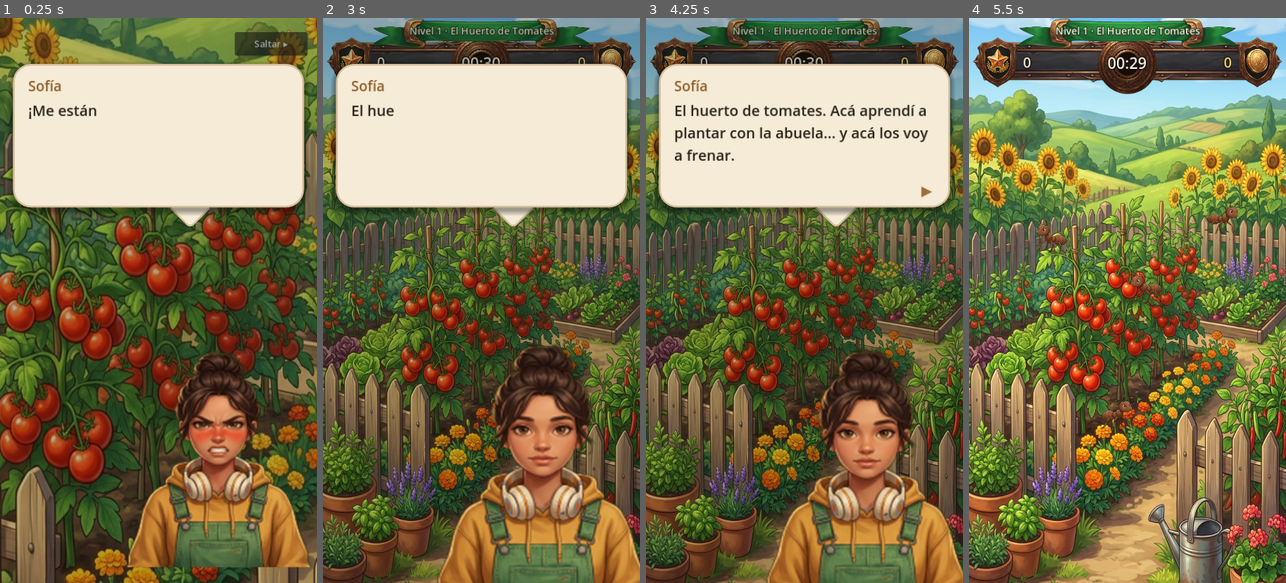
Above: before the commit, frames 1-4 (left to right).
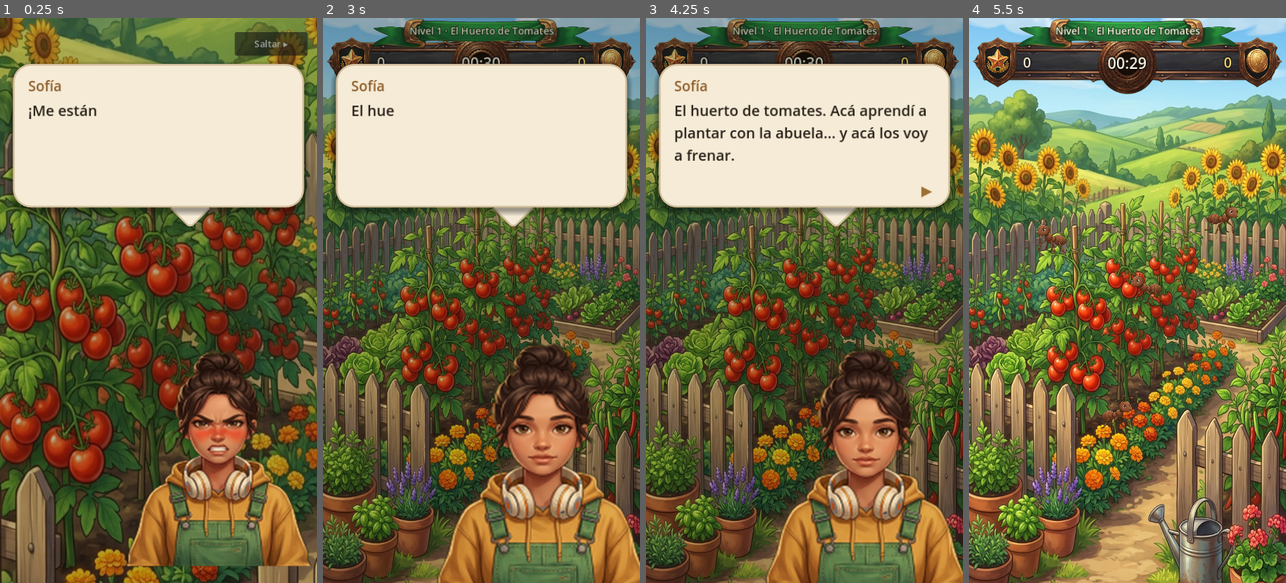
Above: after the commit, the same moments.

Repository: Nitanzw/Mikumemoria
Game: Godot game, scene res://scenes/story/story_intro.tscn
Same seed, same stepped clock (60 frames per second), same inputs: the game is played once before the commit and once after it.
Inputs (mouse positions are in pixels of both pictures, inside the frame that each line leads up to):
- Up to frame 1 (0.25 s): no input
- Up to frame 2 (3 s): click "Saltar ▸" at 0.5 s; click "Jugar" at 1.25 s; click "1" at 2 s; click "1" at 2.75 s
- Up to frame 3 (4.25 s): move the mouse to (874, 272) at 3.52 s; click (874, 272) at 3.67 s
- Up to frame 4 (5.5 s): move the mouse to (1064, 328) at 4.27 s; click (1064, 328) at 4.42 s; move the mouse to (1159, 176) at 5.02 s; click (1159, 176) at 5.17 s

The runs differ from the first frame. In frame 1, 2.1% of the frame differs, in the area x 39-98%, y 58-98%; in frame 2, 1.9%; in frame 3, 3.4%, in the area x 37-100%, y 58-100%; in frame 4, less than 0.1%.

Commit message:
Subir la resolución de insectos, jefes y Sofía
El pipeline achicaba lo generado a 128x128 (insectos) o 200x320 (Sofía).
Alcanzaba cuando se dibujaban chicos; después los agrandé (jefes a escala
1.7, Sofía a 1.7 en el diálogo) y en un celular de 1440px el lienzo de 540
se escala otras 2,67 veces: casi 4,5 aumentos sobre el original.

Insectos y jefes quedan arreglados del todo y con el mismo dibujo: las
hojas crudas de 1024x1024 estaban cacheadas en _sheets_raw, así que se
volvieron a partir a 256px por cuadro con las mismas funciones de corte,
croma y normalización. Sin llamadas a la API.

Los jefes además dejan de ser una imagen quieta. Cargaban el PNG fijo del
insecto; ahora usan el ciclo de caminata de ese mismo bicho, que existe en
256. Ésa era la razón de fondo de que se vieran peor que los insectos
comunes: los insectos ya usaban los cuadros de caminata y los jefes no.

Sofía queda mitigada, no resuelta. No sobreviven los originales de Drive
ni hay una versión más grande en el historial. Se subió a 400x640 con
Lanczos, que no agrega detalle porque eso no existe, pero deja la primera
duplicación en manos de Lanczos en vez de la bilineal de la GPU y se ve
menos blanda.

Duplicar la textura obliga a bajar la escala a la mitad, y en el jefe eran
seis números sueltos entre la escena y los tweens. Ahora hay un BASE_SCALE
y el resto son múltiplos suyos. Verificado midiendo: 256px x 0.85 = 217px
en pantalla, exactamente lo que daba 128px x 1.70.

Dos trampas del entorno que costaron tiempo y quedan anotadas en el
README: pkill -x no matchea nombres de más de 15 caracteres, así que los
Godot zombis se acumularon; y Godot cachea las texturas importadas, así
que cambiar el PNG no alcanza sin re-importar.

Co-Authored-By: Claude Opus 5 <noreply@anthropic.com>
Claude-Session: https://claude.ai/code/session_017CZQGSdpv5Kh1U4gJuW4s1

Diff:
--- a/scenes/boss.tscn
+++ b/scenes/boss.tscn
@@ -11,8 +11,8 @@
 motion_mode = 1
 script = ExtResource("1")
 
-[node name="Sprite2D" type="Sprite2D" parent="."]
-scale = Vector2(1.7, 1.7)
+[node name="Sprite2D" type="AnimatedSprite2D" parent="."]
+scale = Vector2(0.85, 0.85)
 
 [node name="CollisionShape2D" type="CollisionShape2D" parent="."]
 shape = SubResource("CircleShape2D_1")
--- a/scenes/insect.tscn
+++ b/scenes/insect.tscn
@@ -12,7 +12,7 @@
 script = ExtResource("1")
 
 [node name="Sprite2D" type="AnimatedSprite2D" parent="."]
-scale = Vector2(0.65, 0.65)
+scale = Vector2(0.325, 0.325)
 
 [node name="CollisionShape2D" type="CollisionShape2D" parent="."]
 shape = SubResource("CircleShape2D_1")
--- a/scenes/main_game.tscn
+++ b/scenes/main_game.tscn
@@ -20,7 +20,7 @@
 [node name="SofiaSprite" type="Sprite2D" parent="Player"]
 visible = false
 position = Vector2(270, 900)
-scale = Vector2(0.5, 0.5)
+scale = Vector2(0.25, 0.25)
 texture = ExtResource("3")
 
 [node name="SpawnTimer" type="Timer" parent="."]
--- a/scenes/mystery_bug.tscn
+++ b/scenes/mystery_bug.tscn
@@ -22,7 +22,7 @@
 scale = Vector2(0.7, 0.7)
 
 [node name="Sprite2D" type="AnimatedSprite2D" parent="."]
-scale = Vector2(0.7, 0.7)
+scale = Vector2(0.35, 0.35)
 modulate = Color(1, 1, 1, 0)
 
 [node name="CollisionShape2D" type="CollisionShape2D" parent="."]
--- a/scenes/ui/dialogue_box.tscn
+++ b/scenes/ui/dialogue_box.tscn
@@ -41,7 +41,7 @@
 
 [node name="SofiaPortrait" parent="." instance=ExtResource("2")]
 position = Vector2(372, 858)
-scale = Vector2(1.7, 1.7)
+scale = Vector2(0.85, 0.85)
 
 [node name="Tail" type="Panel" parent="."]
 anchors_preset = 0
--- a/scripts/core/boss.gd
+++ b/scripts/core/boss.gd
@@ -42,6 +42,17 @@
 ## que entra se multiplica por lo mismo, así los golpes-para-matar quedan
 ## exactamente igual que antes del cambio de escala.
 const HP_SCALE := 100
+
+## Escala del sprite del jefe. Las hojas de caminata pasaron de 128 a
+## 256px por cuadro (mismo dibujo, más resolución: se re-partió la hoja
+## cruda de 1024 que quedó cacheada), así que la escala baja a la mitad
+## para que el jefe se vea del mismo tamaño que antes. Las demás escalas
+## se expresan como múltiplos de ésta y no como números sueltos, que es
+## lo que hizo falta tocar en seis lugares esta vez.
+const BASE_SCALE := Vector2(0.85, 0.85)
+const BURROW_SCALE := BASE_SCALE * 0.18
+const DASH_SCALE := BASE_SCALE * 1.18
+const ENRAGE_SCALE := BASE_SCALE * 1.41
 const DASH_SPEED := 900.0
 const HEAL_IDLE_TIME := 5.0   # sin recibir golpes durante esto -> se cura
 const HEAL_AMOUNT := 2
@@ -55,7 +66,7 @@
 ]
 const STEAL_AMOUNT := 25
 
-@onready var sprite: Sprite2D = $Sprite2D
+@onready var sprite: AnimatedSprite2D = $Sprite2D
 @onready var collision: CollisionShape2D = $CollisionShape2D
 
 var config: Dictionary = {}
@@ -110,12 +121,12 @@
 	speed = base_speed
 
 	var path: String = config.get("sprite", "")
-	if sprite and path != "" and ResourceLoader.exists(path):
-		sprite.texture = load(path)
+	if sprite and path != "":
+		_apply_boss_frames(path)
 
 	# El jefe se ve claramente más grande que un insecto normal.
 	if sprite:
-		sprite.scale = Vector2(1.7, 1.7)
+		sprite.scale = BASE_SCALE
 
 	_movement = str(config.get("movement", "patrol"))
 	_pattern = config.get("pattern", []).duplicate()
@@ -195,6 +206,37 @@
 
 ## Altura mínima a la que puede llegar el jefe: justo debajo de la barra
 ## del HUD, más su medio alto para que no se le corte la cabeza.
+
+## Los jefes reusan el dibujo de un insecto. Antes cargaban su PNG fijo de
+## 128px y a escala grande se veía pixelado; ahora usan el ciclo de
+## caminata de ese mismo bicho, que existe en 256px. De paso el jefe deja
+## de ser una imagen quieta deslizándose por la pantalla.
+func _apply_boss_frames(sprite_path: String) -> void:
+	var type_name := sprite_path.get_file().get_basename()
+	var textures: Array[Texture2D] = []
+	for i in range(Insect.WALK_FRAME_COUNT):
+		var frame_path := "res://assets/sprites/insects/%s_walk_%d.png" % [type_name, i]
+		if ResourceLoader.exists(frame_path):
+			textures.append(load(frame_path))
+
+	# Sin ciclo, se cae al PNG fijo metido en un SpriteFrames de un cuadro,
+	# para que el nodo siga siendo el mismo tipo pase lo que pase.
+	if textures.is_empty() and ResourceLoader.exists(sprite_path):
+		textures.append(load(sprite_path))
+	if textures.is_empty():
+		return
+
+	var frames := SpriteFrames.new()
+	frames.add_animation("walk")
+	frames.set_animation_loop("walk", true)
+	# Más lento que un insecto común: un jefe grande moviéndose rápido se
+	# lee como nervioso, no como pesado.
+	frames.set_animation_speed("walk", 6.0)
+	for texture in textures:
+		frames.add_frame("walk", texture)
+	sprite.sprite_frames = frames
+	sprite.play("walk")
+
 func _ceiling() -> float:
 	return Insect.PLAY_TOP_INSET + BOSS_HALF_HEIGHT
 
@@ -446,8 +488,8 @@
 	# Aviso previo: se agranda un toque antes de salir disparado, para que
 	# el golpe sea esquivable y no se sienta injusto.
 	var tween := create_tween()
-	tween.tween_property(sprite, "scale", Vector2(2.0, 2.0), DASH_WINDUP * 0.5)
-	tween.tween_property(sprite, "scale", Vector2(1.7, 1.7), DASH_WINDUP * 0.5)
+	tween.tween_property(sprite, "scale", DASH_SCALE, DASH_WINDUP * 0.5)
+	tween.tween_property(sprite, "scale", BASE_SCALE, DASH_WINDUP * 0.5)
 
 	if not await _telegraph(DASH_WINDUP):
 		return
@@ -475,7 +517,7 @@
 		_ability_timer = maxf(_ability_timer, STUN_SECONDS)
 		_flash(Color(1.6, 1.6, 0.6))
 		if sprite:
-			sprite.scale = Vector2(1.7, 1.7)
+			sprite.scale = BASE_SCALE
 		return false
 
 	return not (is_dead or is_burrowed)
@@ -590,7 +632,7 @@
 
 	var tween := create_tween()
 	tween.set_parallel(true)
-	tween.tween_property(sprite, "scale", Vector2(2.4, 2.4), 0.5)
+	tween.tween_property(sprite, "scale", ENRAGE_SCALE, 0.5)
 	tween.tween_property(sprite, "modulate:a", 0.0, 0.5)
 	tween.tween_property(sprite, "rotation", 1.2, 0.5)
 	await get_tree().create_timer(0.6).timeout
Binary file changed: assets/sprites/character/sofia.png
Binary file changed: assets/sprites/character/sofia_angry.png
Binary file changed: assets/sprites/character/sofia_happy.png
Binary file changed: assets/sprites/character/sofia_menu.png
Binary file changed: assets/sprites/character/sofia_neutral.png
Binary file changed: assets/sprites/character/sofia_sad.png
Binary file changed: assets/sprites/character/sofia_surprised.png
Binary file changed: assets/sprites/character/sofia_worried.png
Binary file changed: assets/sprites/insects/abejorro_pinata_walk_0.png
Binary file changed: assets/sprites/insects/abejorro_pinata_walk_1.png
Binary file changed: assets/sprites/insects/abejorro_pinata_walk_2.png
Binary file changed: assets/sprites/insects/abejorro_pinata_walk_3.png
(and 61 more such lines)
